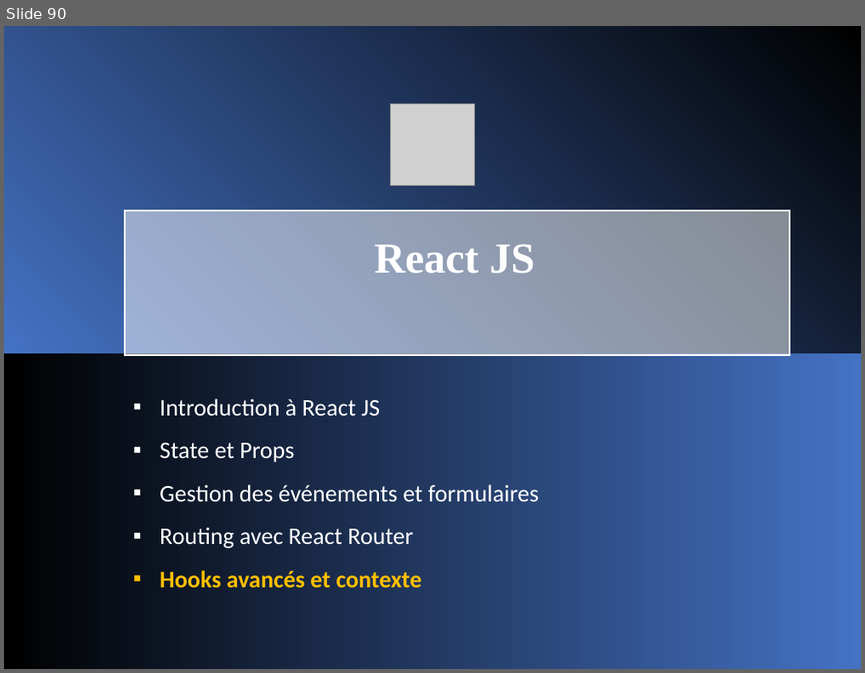
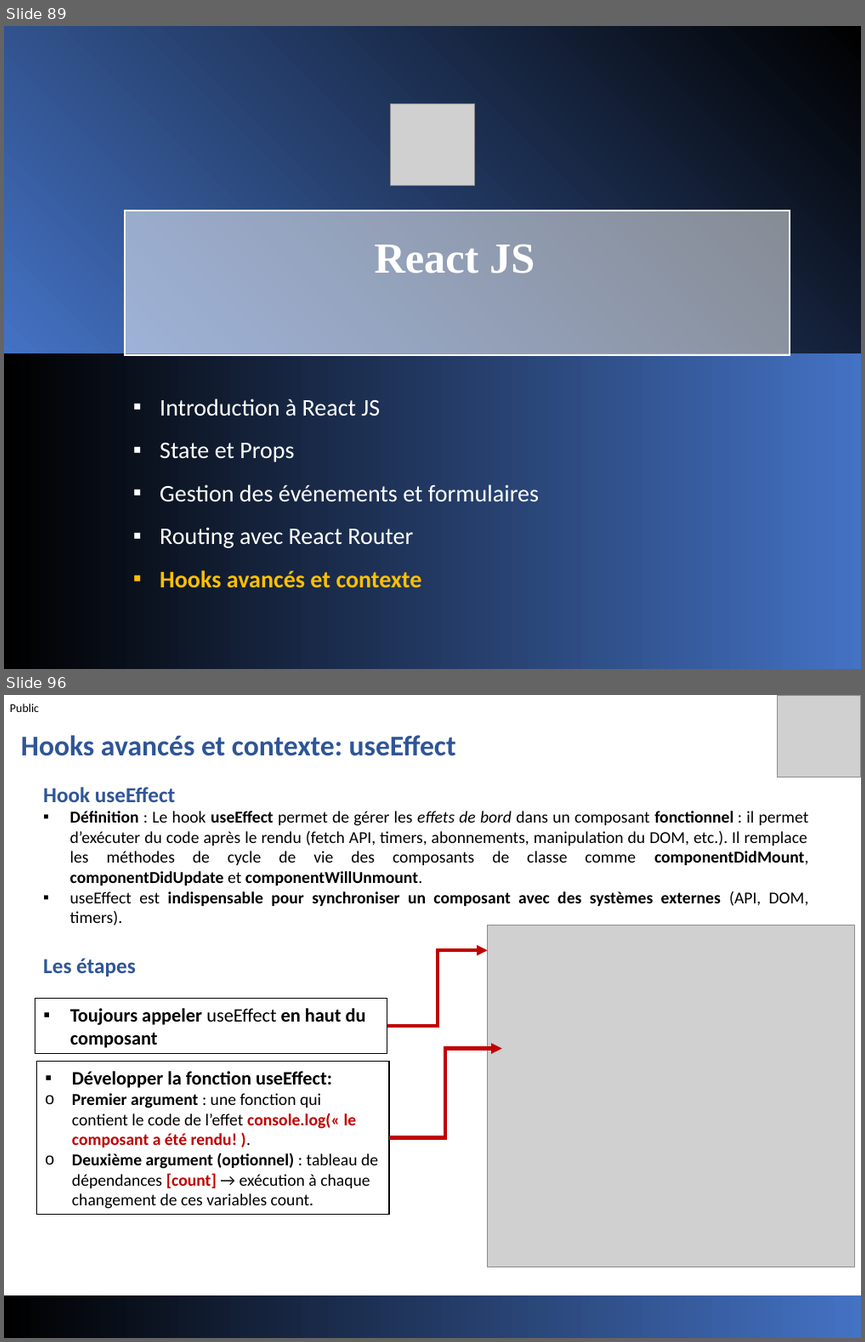
Before and after one commit to jeouit/REACT, a slide deck: Formation Front-V1-4.pptx. Shown one above the other, each under a label of ours: slide 90 before the commit, slides 89 and 96 after it; the slides between them are not shown. The pictures are 865x673 and 865x1342 pixels, drawn with LibreOffice and Linux fonts; fonts in the diff are those of the drawing; grey boxes stand for pictures. Boxes give left, top, right and bottom in pixels: in the first picture for what was removed or moved away, otherwise in the second. Text is boxed around its words. In the diff, an @@ line names an element or a change of style, - is before the commit and + after.

```diff
--- a/Formation Front-V1-4.pptx
+++ b/Formation Front-V1-4.pptx
@@ slide 96 added at <box>4,695,861,1338</box>, background #FFFFFF @@
@@ text added at <box>10,703,39,712</box>, 10 pt, text #000000 @@
+Public
@@ picture added at <box>777,695,861,777</box> @@
@@ text added at <box>21,735,456,756</box>, 24 pt, text #2F5597, bold @@
+Hooks avancés et contexte: useEffect
@@ text added at <box>43,787,809,976</box>, 14 pt, text #000000 @@
+  Hook useEffect
+▪ Définition : Le hook useEffect permet de gérer les effets de bord dans un composant fonctionnel : il permet d’exécuter du code après le rendu (fetch API, timers, abonnements, manipulation du DOM, etc.). Il remplace les méthodes de cycle de vie des composants de classe comme componentDidMount, componentDidUpdate et componentWillUnmount.
+▪ useEffect est indispensable pour synchroniser un composant avec des systèmes externes (API, DOM, timers).
+Les étapes
@@ picture added at <box>488,925,855,1266</box> @@
@@ elbow arrow added from (387, 1026) to (488, 950), #C00000 3 pt @@
@@ rectangle added at <box>35,998,387,1053</box>, outline #000000 0.75 pt, 16 pt, text #000000, bold @@
+▪ Toujours appeler useEffect en haut du composant
@@ elbow arrow added from (389, 1137) to (502, 1048), #C00000 3 pt @@
@@ rectangle added at <box>36,1061,389,1213</box>, outline #000000 0.75 pt, 14 pt, text #000000, bold @@
+▪ Développer la fonction useEffect:
+o Premier argument : une fonction qui contient le code de l’effet console.log(« le composant a été rendu! ).
+o Deuxième argument (optionnel) : tableau de dépendances [count] → exécution à chaque changement de ces variables count.
@@ rectangle added at <box>4,1296,861,1338</box>, fill gradient #000000 to #4472C4 @@
@@ what was slide 90 is now slide 89 @@
```
Also in this commit, not shown: 9 slides changed, 7 other slides added, 7 slides removed.
